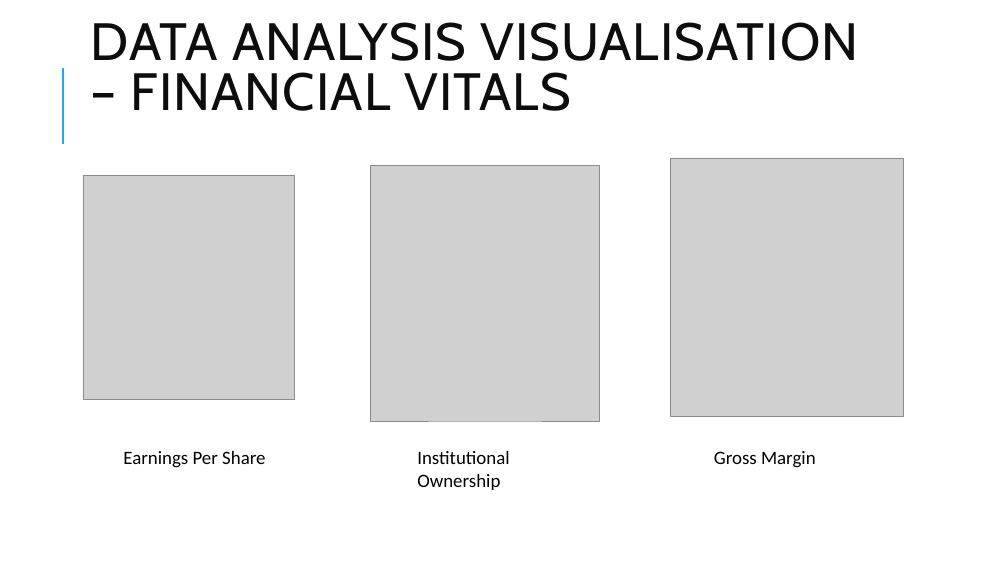
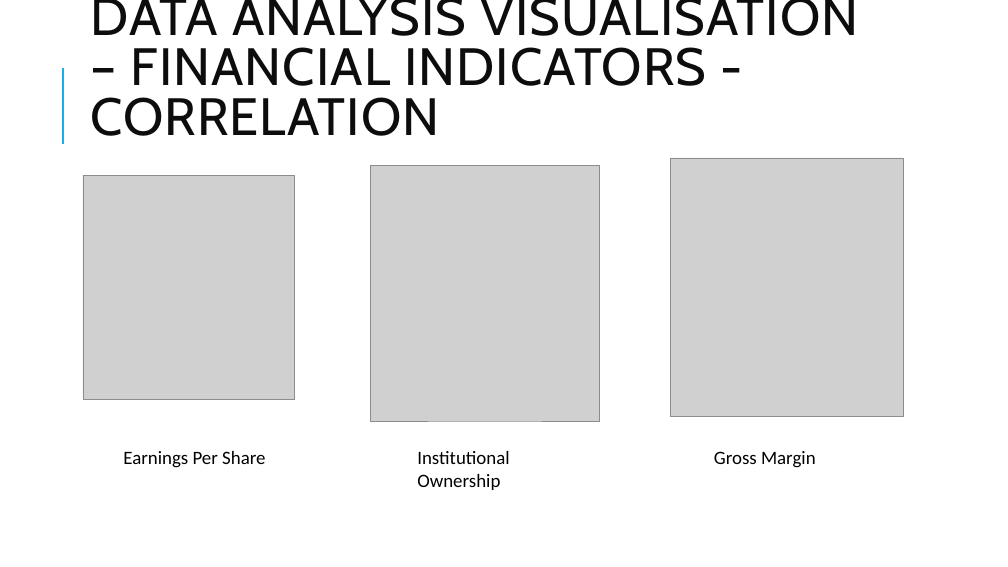
Before and after one commit to jerielwong/dsiPROJECTS, a slide deck: slide 11 of project capstone/Seeking Valuation in US listed companies.pptx (slide 12 before the commit). Drawn at 1008x567 pixels with LibreOffice and Linux fonts; fonts in the diff are those of the drawing; grey boxes stand for pictures. Boxes give left, top, right and bottom in pixels: in the first picture for what was removed or moved away, otherwise in the second. Text is boxed around its words. In the diff, an @@ line names an element or a change of style, - is before the commit and + after.

```diff
--- a/project capstone/Seeking Valuation in US listed companies.pptx
+++ b/project capstone/Seeking Valuation in US listed companies.pptx
@@ title at box(91, 0, 858, 136): text changed @@
-DATA ANALYSIS VISUALISATION – FINANCIAL VITALS
+DATA ANALYSIS VISUALISATION – FINANCIAL INDICATORS - CORRELATION
```
Also in this commit, not shown: 12 other slides changed, 1 slide removed, 2 other files.
